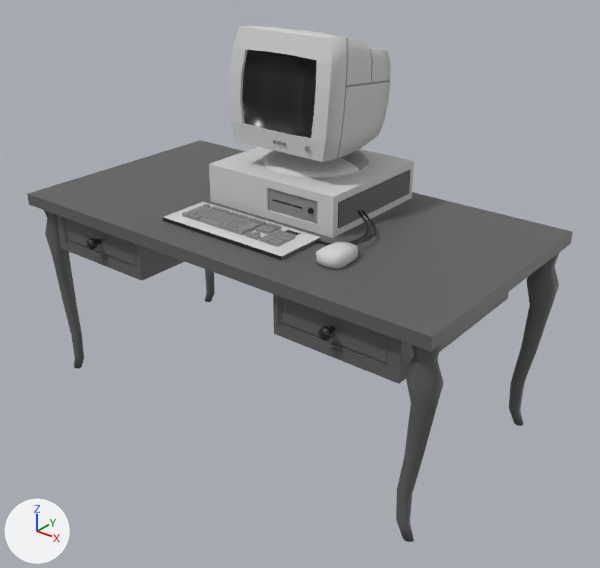
A saved change to the FBX model Assets/Art/Meshes and Textures/old_monitor_and_desk.fbx.
Camera for both pictures: a camera (50 mm lens) standing at (1.523, -1.833, 0.915) and looking at (0.081, -0.03, -0.203). The axes (+X, +Y, +Z) are drawn at lower left. The lights are the same throughout. Where no turn or scale is listed for an object, it has been applied to the vertices.

Objects in the first picture: 'desk and monitor'.
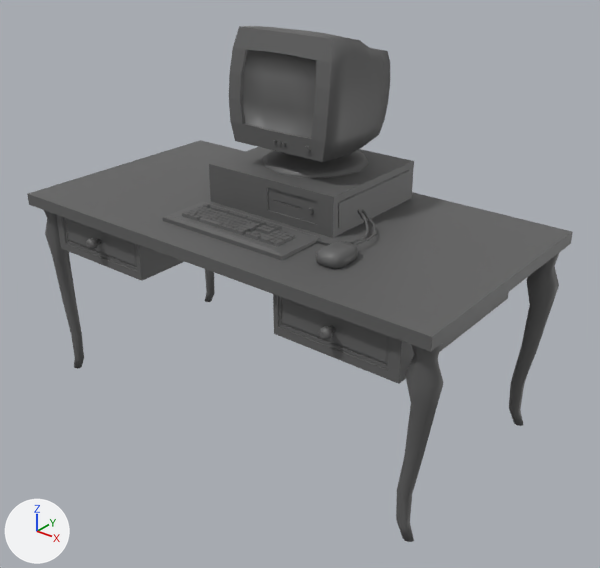
Patch to the scene script:
```diff
--- a/Assets/Art/Meshes and Textures/old_monitor_and_desk.fbx.py
+++ b/Assets/Art/Meshes and Textures/old_monitor_and_desk.fbx.py
@@ mat_old_monitor_and_desk @@
+mat_old_monitor_and_desk = principled_material('old monitor and desk')
+mat_old_monitor_and_desk.base_color = (0.12, 0.12, 0.12)  # dark grey #616161
@@ me_cube_002 @@
 me_cube_002.from_pydata(...)  # 1912 vertices, 1496 faces; spans x -0.76..0.75, y -0.4..0.39, z -0.65..0.54
 # used by ob_desk_and_monitor; location = (0.0, 0.0, 0.0)
-me_cube_002.materials.append(mat_hout)  # dark grey #616161
+# me_cube_002 part 1: all 100 faces that had it switch from mat_handvat (black #1f1f1f) to mat_old_monitor_and_desk (dark grey #616161)
+# me_cube_002 part 2: all 296 faces that had it switch from mat_wit (light grey #d1d1d1) to mat_old_monitor_and_desk (dark grey #616161)
+# me_cube_002 part 3: all 12 faces that had it switch from mat_scherm (black #181818) to mat_old_monitor_and_desk (dark grey #616161)
+# me_cube_002 part 4: all 702 faces that had it switch from mat_metaal (grey #8d8d8d) to mat_old_monitor_and_desk (dark grey #616161)
+# me_cube_002 part 5: all 88 faces that had it switch from mat_zwart (black #202020) to mat_old_monitor_and_desk (dark grey #616161)
```

Boxes (x1, y1, x2, y2) around the edits, measured in the pictures (600 x 568 px):
part 1 of me_cube_002, recoloured (black to grey): (86, 238, 335, 341) in both
part 2 of me_cube_002, recoloured: (164, 26, 414, 269) in both
part 3 of me_cube_002, recoloured (black to grey): (242, 50, 316, 138) in both
part 4 of me_cube_002, recoloured: (182, 28, 390, 255) in both
part 5 of me_cube_002, recoloured: (163, 170, 411, 260) in both
